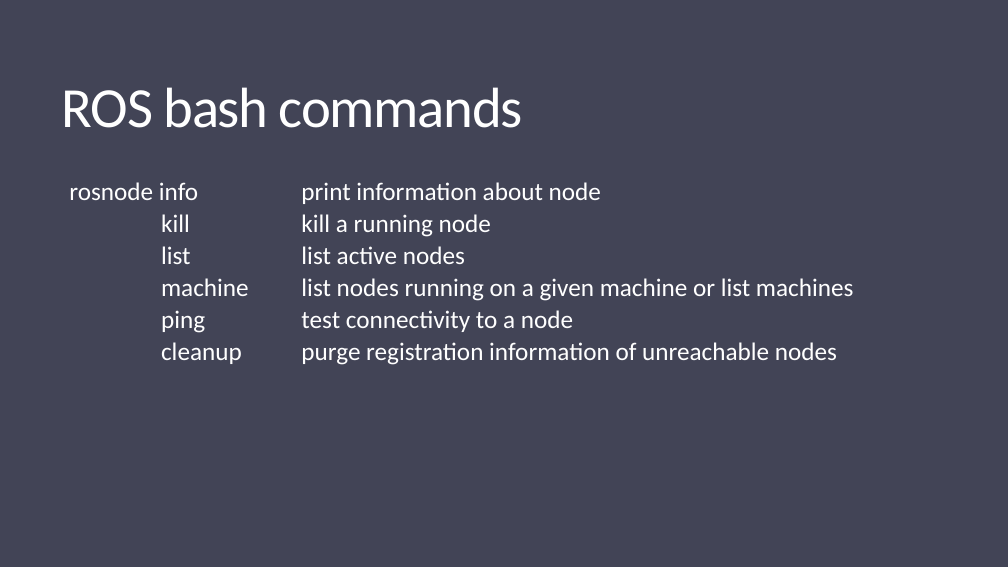
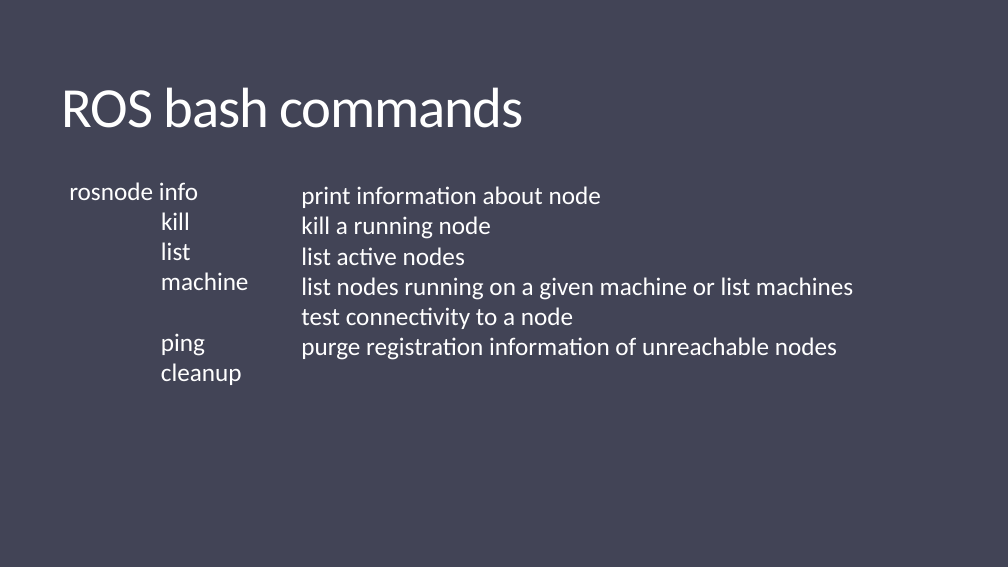
Before and after one commit to ObjExtract/ROS-Spring2019, a slide deck: slide 12 of ROS Course Week 2.pptx. Drawn at 1008x567 pixels with LibreOffice and Linux fonts; fonts in the diff are those of the drawing. Boxes give left, top, right and bottom in pixels: in the first picture for what was removed or moved away, otherwise in the second. Text is boxed around its words. In the diff, an @@ line names an element or a change of style, - is before the commit and + after.

```diff
--- a/ROS Course Week 2.pptx
+++ b/ROS Course Week 2.pptx
@@ text "rosnode info" at bbox=[69, 182, 249, 385]: less space between paragraphs; line spacing 0.85 to 1 @@
@@ text "print information about node" at bbox=[301, 186, 853, 360]: line spacing 0.85 to 1; less space between paragraphs @@
```
Also in this commit, not shown: 17 other slides changed, 1 other file.
